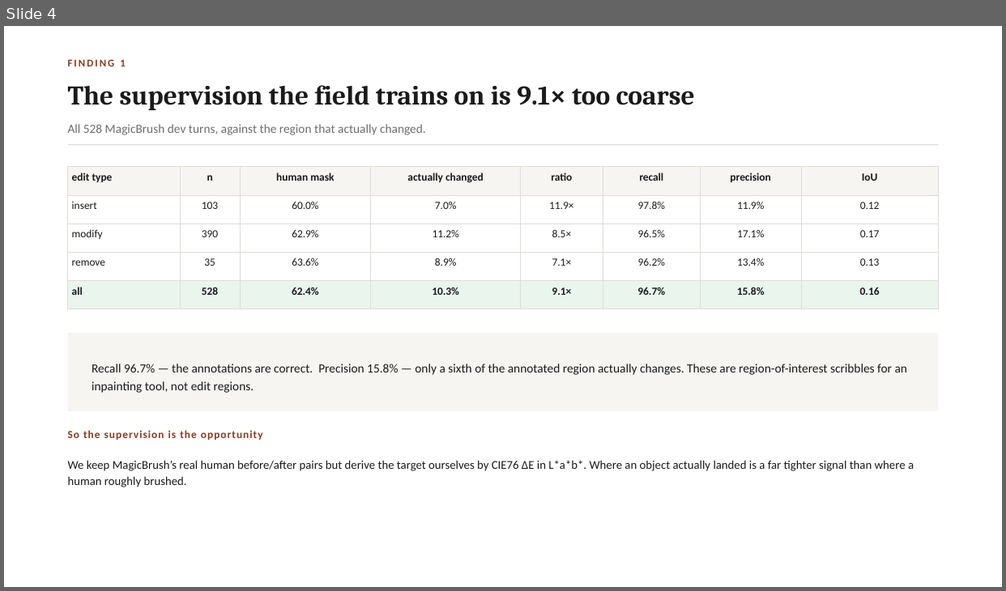
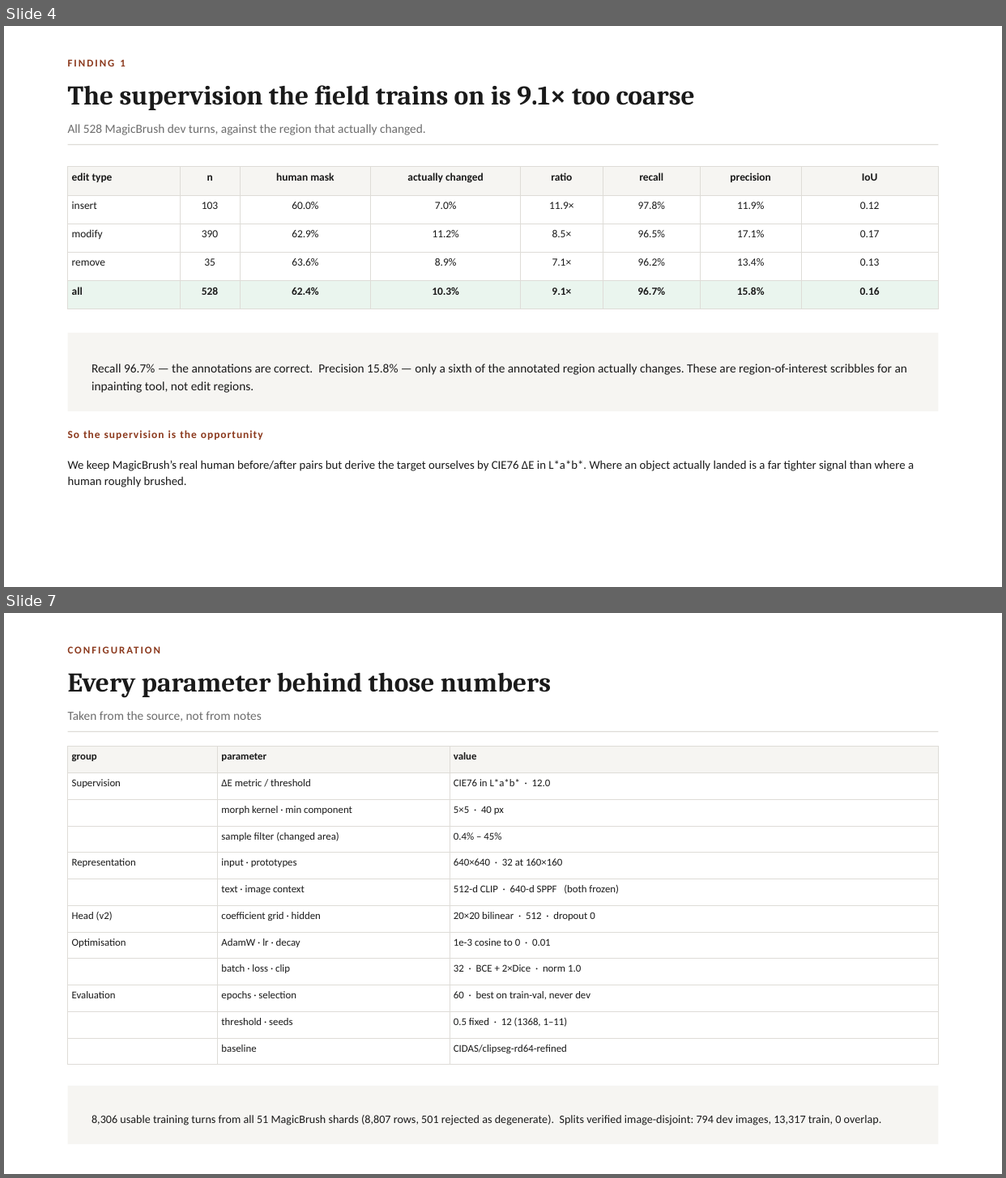
Before and after one commit to Amritha902/edit-region-prediction, a slide deck: deck/ISE_Review1_Final.pptx. Shown one above the other, each under a label of ours: slide 4 before the commit, slides 4 and 7 after it; the slides between them are not shown. The pictures are 1006x591 and 1006x1178 pixels, drawn with LibreOffice and Linux fonts; fonts in the diff are those of the drawing. Boxes give left, top, right and bottom in pixels: in the first picture for what was removed or moved away, otherwise in the second. Text is boxed around its words. In the diff, an @@ line names an element or a change of style, - is before the commit and + after.

```diff
--- a/deck/ISE_Review1_Final.pptx
+++ b/deck/ISE_Review1_Final.pptx
@@ slide 7 added at [4, 613, 1002, 1174], background #FFFFFF @@
@@ text added at [68, 641, 938, 658], 10 pt, text #8C3A1E, bold @@
+CONFIGURATION
@@ text added at [68, 672, 551, 697], 26 pt, text #1A1A1A, bold @@
+Every parameter behind those numbers
@@ text added at [68, 711, 262, 722], 12 pt, text #6E6E6E @@
+Taken from the source, not from notes
@@ rectangle added at [68, 731, 938, 732], fill #DEDCD7 @@
@@ table added at [68, 747, 938, 1057], 12 rows, 3 columns @@
+group | parameter | value
+Supervision | ΔE metric / threshold | CIE76 in L*a*b* · 12.0
+ | morph kernel · min component | 5×5 · 40 px
+ | sample filter (changed area) | 0.4% – 45%
+Representation | input · prototypes | 640×640 · 32 at 160×160
+ | text · image context | 512-d CLIP · 640-d SPPF (both frozen)
+Head (v2) | coefficient grid · hidden | 20×20 bilinear · 512 · dropout 0
+Optimisation | AdamW · lr · decay | 1e-3 cosine to 0 · 0.01
+ | batch · loss · clip | 32 · BCE + 2×Dice · norm 1.0
+Evaluation | epochs · selection | 60 · best on train-val, never dev
+ | threshold · seeds | 0.5 fixed · 12 (1368, 1–11)
+ | baseline | CIDAS/clipseg-rd64-refined
@@ rectangle added at [68, 1086, 938, 1144], fill #F6F5F2 @@
@@ text added at [91, 1115, 882, 1126], 11 pt, text #1A1A1A @@
+8,306 usable training turns from all 51 MagicBrush shards (8,807 rows, 501 rejected as degenerate). Splits verified image-disjoint: 794 dev images, 13,317 train, 0 overlap.
```
Also in this commit, not shown: 4 slides changed, 3 other slides added, 2 slides removed, 14 other files.
